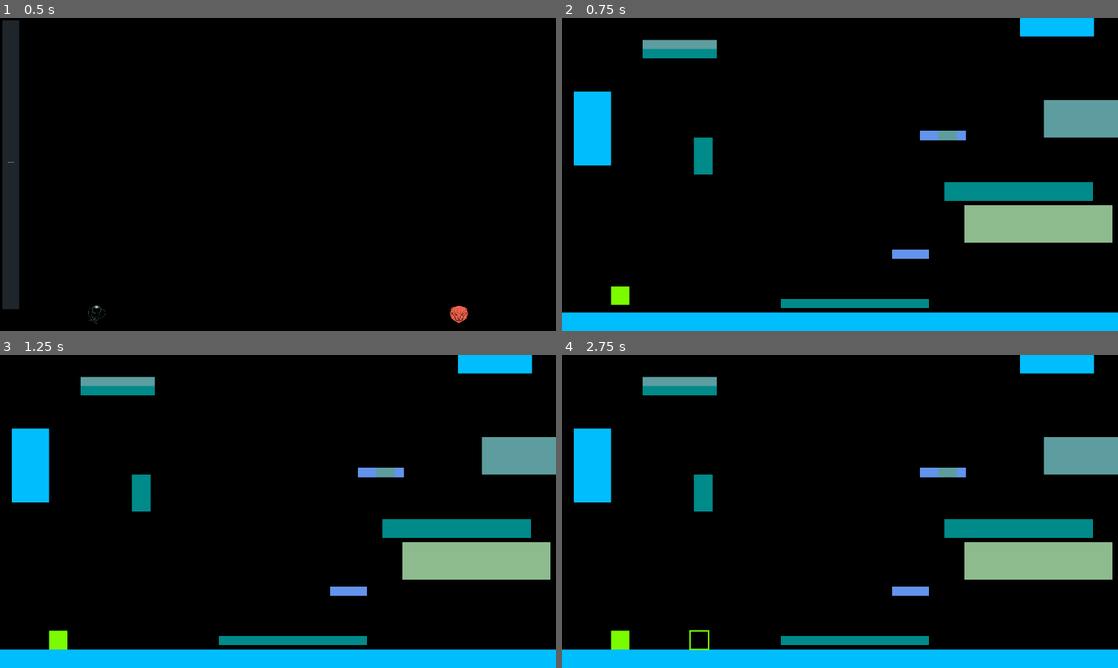
Above: before the commit, frames 1-4 (two rows, left to right).
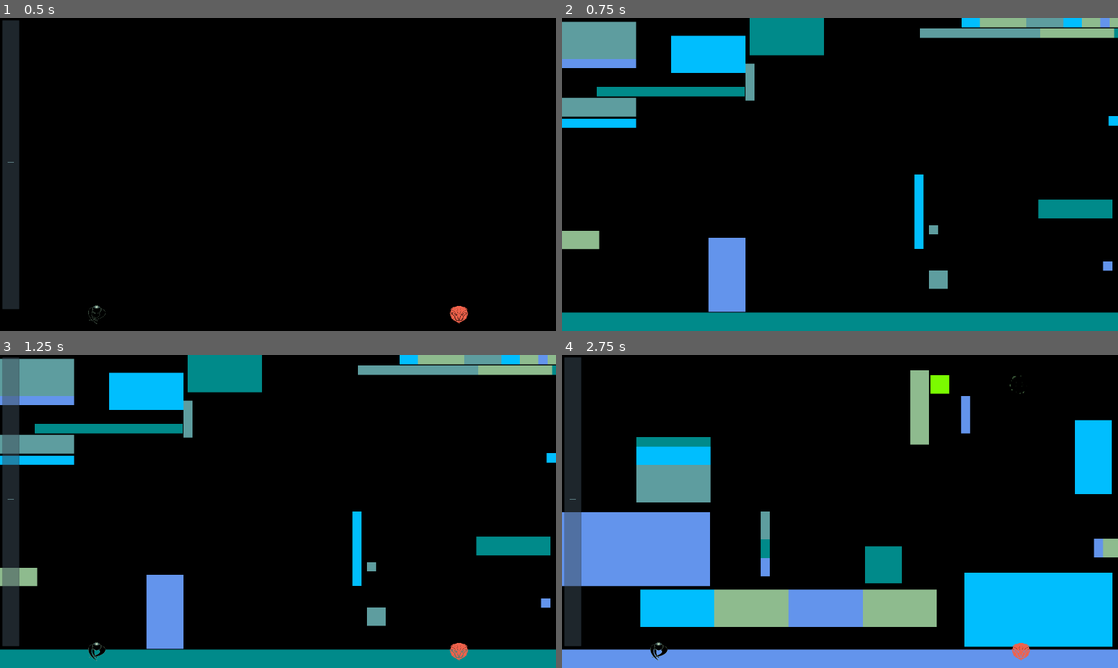
Above: after the commit, the same moments.

Repository: ObsidianBlk/GWJ47
Game: Godot game, scene res://World.tscn
The game is run twice, just before and just after one commit, with the same random seed, the same clock (stepped at 60 frames per second) and the same inputs. Sound files missing from this copy of the repository are replaced by a short silence.
Inputs (mouse positions are in pixels of both pictures, inside the frame that each line leads up to):
- Up to frame 1 (0.5 s): no input
- Up to frame 2 (0.75 s): click "Start Game" at 0.5 s
- Up to frame 3 (1.25 s): no input
- Up to frame 4 (2.75 s): click (573, 498) at 1.25 s, where only the run after the commit has a clickable "Start Game"; tap Enter (ui_accept) at 2 s; move the mouse to (962, 495) at 2.02 s; hold D (right) from 2.03 s (still down); hold Shift (dash) from 2.03 s (still down); click (962, 495) at 2.17 s; tap Space (jump) at 2.27 s

Frame 1 is identical in both runs. In frame 2, 28% of the frame differs, in the area x 0-100%, y 0-100%; in frame 3, 29%; in frame 4, 43%.

Commit message:
A crude fail state has been implemented.

Diff:
--- a/Actors/Player/Player.gd
+++ b/Actors/Player/Player.gd
@@ -56,6 +56,7 @@
 onready var groundray3_node : RayCast2D = $GroundRay3
 
 onready var dashray_node : RayCast2D = $DashRay
+onready var dashpos_node : Particles2D = $DashPosition
 
 onready var wallgrab1_node : RayCast2D = $WallGrab1
 onready var wallgrab2_node : RayCast2D = $WallGrab2
@@ -120,9 +121,9 @@
 
 func _draw() -> void:
 	draw_rect(Rect2(-(size * 0.5), size), color, true, 1.0, false)
-	if _state == STATE.Dash and _dash_state == DASH.Charge:
-		var pos = (-size * 0.5) + dashray_node.cast_to
-		draw_rect(Rect2(pos, size), color, false, 4.0, true)
+#	if _state == STATE.Dash and _dash_state == DASH.Charge:
+#		var pos = (-size * 0.5) + dashray_node.cast_to
+#		draw_rect(Rect2(pos, size), color, false, 4.0, true)
 
 
 func _unhandled_input(event : InputEvent) -> void:
@@ -130,11 +131,11 @@
 	match _state:
 		STATE.Idle, STATE.Moving:
 			_HandleJumpEvents(event)
-			_HandleDashEvent(event)
 		STATE.Air, STATE.Dash:
-			_HandleDashEvent(event)
+			pass
 		STATE.Jump, STATE.WallGrab:
 			_HandleJumpEvents(event)
+	_HandleDashEvent(event)
 
 
 func _physics_process(delta : float) -> void:
@@ -181,7 +182,9 @@
 				_UpdateDashRay()
 				_dash_accum = min(_dash_accum + (dash_strength * delta), dash_strength)
 				emit_signal("dash_updated", _dash_accum, dash_strength)
-				update()
+				dashpos_node.emitting = true
+				dashpos_node.position = dashray_node.cast_to
+				#update()
 			else:
 				_ProcessGroundRayStates()
 		DASH.Release:
@@ -198,6 +201,8 @@
 					global_position += _direction.normalized() * _dash_accum
 			else:
 				pass # TODO: Maybe some powered explosion!
+			dashpos_node.emitting = false
+			dashpos_node.position = Vector2.ZERO
 			_velocity = Vector2.ZERO
 			dashray_node.cast_to = Vector2.ZERO
 			update()
--- a/Actors/Player/Player.tscn
+++ b/Actors/Player/Player.tscn
@@ -1,9 +1,33 @@
-[gd_scene load_steps=3 format=2]
+[gd_scene load_steps=6 format=2]
 
 [ext_resource path="res://Actors/Player/Player.gd" type="Script" id=1]
 
 [sub_resource type="RectangleShape2D" id=1]
 extents = Vector2( 32, 32 )
+
+[sub_resource type="Gradient" id=2]
+offsets = PoolRealArray( 0, 0.304348, 0.596273, 1 )
+colors = PoolColorArray( 0.290196, 0.435294, 0.27451, 1, 0.290196, 0.435294, 0.27451, 0, 0.290196, 0.435294, 0.27451, 0, 0.290196, 0.435294, 0.27451, 1 )
+
+[sub_resource type="GradientTexture" id=3]
+gradient = SubResource( 2 )
+width = 128
+
+[sub_resource type="ParticlesMaterial" id=4]
+emission_shape = 5
+emission_ring_radius = 32.0
+emission_ring_inner_radius = 30.0
+emission_ring_height = 1.0
+emission_ring_axis = Vector3( 0, 0, 1 )
+flag_disable_z = true
+gravity = Vector3( 0, 0, 0 )
+orbit_velocity = 0.0
+orbit_velocity_random = 0.0
+linear_accel = 66.67
+radial_accel = -32.0
+radial_accel_random = 0.47
+scale = 4.0
+color_ramp = SubResource( 3 )
 
 [node name="Player" type="KinematicBody2D"]
 collision_layer = 8
@@ -44,3 +68,8 @@
 position = Vector2( 0, -16 )
 enabled = true
 cast_to = Vector2( 40, 0 )
+
+[node name="DashPosition" type="Particles2D" parent="."]
+emitting = false
+amount = 64
+process_material = SubResource( 4 )
--- a/Levels/Level.gd
+++ b/Levels/Level.gd
@@ -57,6 +57,13 @@
 	Game.connect("beat", self, "_on_heartbeat")
 	Game.connect("game_started", self, "_on_game_started")
 	Game.connect("glow_state_changed", self, "_on_glow_state_changed")
+
+func _process(_delta : float) -> void:
+	if not Game.is_music_paused():
+		var viewport_size : Vector2 = get_viewport().size
+		if (_player_node.position.y - _player_node.size.y) > viewport_size.y:
+			clear()
+			Game.end_game(false)
 
 # -----------------------------------------------------------------------------
 # Private Methods
@@ -152,13 +159,14 @@
 
 
 func _on_heartbeat(beat : int = 0) -> void:
+	var viewport_size : Vector2 = get_viewport().size
 	var latest : Chunk = _GetLatestChunk()
 	if latest:
 		if latest.position.y + DROP_RATE > 0.0:
 			_AddNewChunk()
 	var lead : Chunk = _GetLeadChunk()
 	if lead:
-		if lead.position.y + DROP_RATE >= OS.window_size.y:
+		if lead.position.y + DROP_RATE >= viewport_size.y:
 			lead = null
 			_DropLeadChunk()
 	var include_player : bool = not _player_node.is_in_air()
--- a/Scripts/Autos/Game.gd
+++ b/Scripts/Autos/Game.gd
@@ -5,7 +5,7 @@
 # Signals
 # -----------------------------------------------------------------------------
 signal game_started()
-signal game_finished()
+signal game_finished(win, score)
 signal bus_volume_change(bus_id, volume)
 signal score_changed(score)
 signal beat(beat)
@@ -32,6 +32,7 @@
 var _glow_intensity : float = 0.8
 
 var _score : int = 0
+var _win_state : bool = false
 
 # -----------------------------------------------------------------------------
 # Onready Variables
@@ -171,14 +172,19 @@
 				else:
 					_music_player.play_beat_delayed(beat_delay)
 
+func is_music_playing() -> bool:
+	if _music_player != null:
+		return _music_player.playing
+	return false
+
 func pause_music(pause : bool = true) -> void:
 	if _music_player != null and _music_player.playing:
 		_music_player.stream_paused = pause
 
-func is_music_paused() -> bool:
+func is_music_paused(paused_if_not_playing : bool = true) -> bool:
 	if _music_player != null and _music_player.playing:
 		return _music_player.stream_paused
-	return false
+	return paused_if_not_playing
 
 func get_music_track_info(idx : int):
 	if idx >= 0 and idx < _music_tracks.size():
@@ -220,7 +226,16 @@
 
 func start_game(game_seed : float) -> void:
 	if not is_game_active():
+		_win_state = false
 		emit_signal("game_started", game_seed)
+
+func end_game(win : bool) -> void:
+	if is_game_active():
+		if _music_player != null and _music_player.playing:
+			_win_state = win
+			_music_player.stop()
+			_music_player.stream = null
+			#emit_signal("game_finished", win, _score)
 
 # -----------------------------------------------------------------------------
 # Handler Methods
@@ -229,4 +244,6 @@
 	emit_signal("beat", beat)
 
 func _on_music_finished() -> void:
-	emit_signal("game_finished")
+	_music_player.stop()
+	_music_player.stream = null
+	emit_signal("game_finished", _win_state, _score)
--- a/Scripts/MusicConductor.gd
+++ b/Scripts/MusicConductor.gd
@@ -33,7 +33,6 @@
 	if bpm > 0.0:
 		beats_per_minute = bpm
 		_beat_seconds = 60.0 / beats_per_minute
-		print("beats_per_minute: ", beats_per_minute)
 
 # ------------------------------------------------------------------------------
 # Override Methods
--- a/UI/Options/AudioCTRL.gd
+++ b/UI/Options/AudioCTRL.gd
@@ -43,7 +43,6 @@
 	Game.set_bus_volume(Game.BUS.MUSIC, value / 1000.0)
 
 func _on_bus_volume_change(id : int, vol : float) -> void:
-	print("Bus ", id, " volume : ", vol)
 	if _ignore_change:
 		_ignore_change = false
 	else:
--- a/UI/UI.gd
+++ b/UI/UI.gd
@@ -21,6 +21,7 @@
 # Override Methods
 # -----------------------------------------------------------------------------
 func _ready() -> void:
+	Game.connect("game_finished", self, "_on_game_finished")
 	_ConnectToUI()
 	if initial_menu != "":
 		request_ui(initial_menu)
@@ -82,6 +83,11 @@
 # Handler Methods
 # -----------------------------------------------------------------------------
 func _on_enter_game() -> void:
+	randomize()
 	get_tree().paused = false
 	request_ui("")
-	Game.start_game(3245678.0)
+	Game.start_game(randf() * 10000.0)
+
+func _on_game_finished(win : bool, _score : float) -> void:
+	if initial_menu != "":
+		request_ui(initial_menu)
